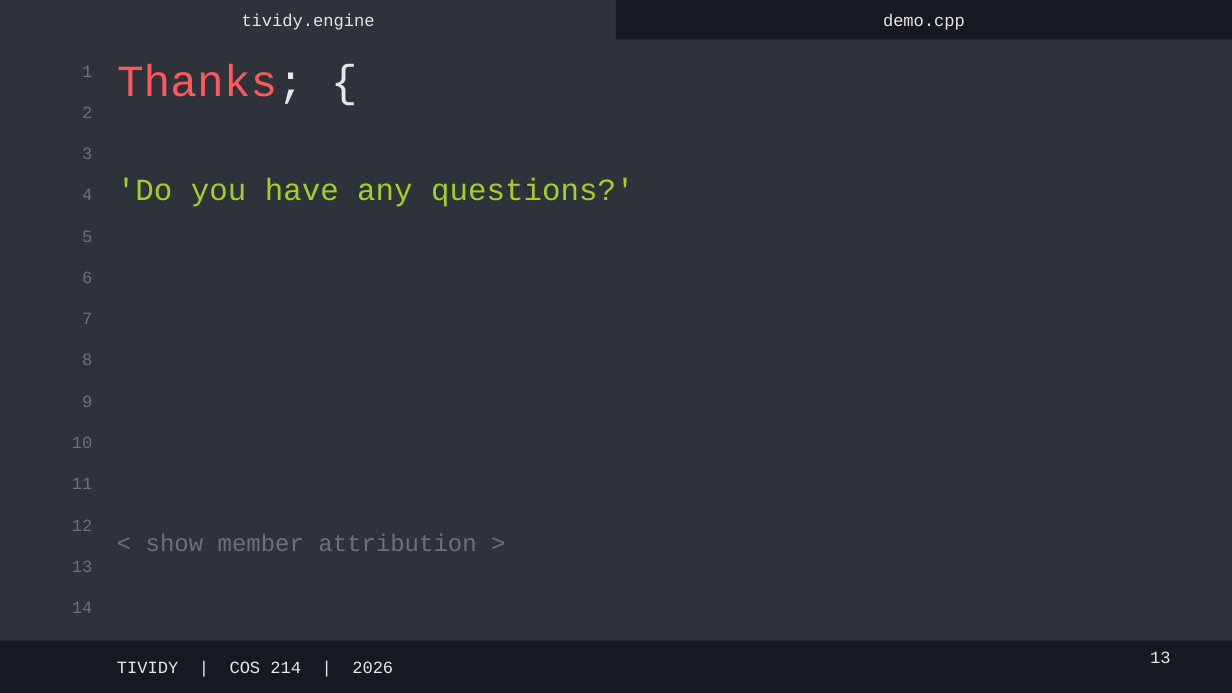
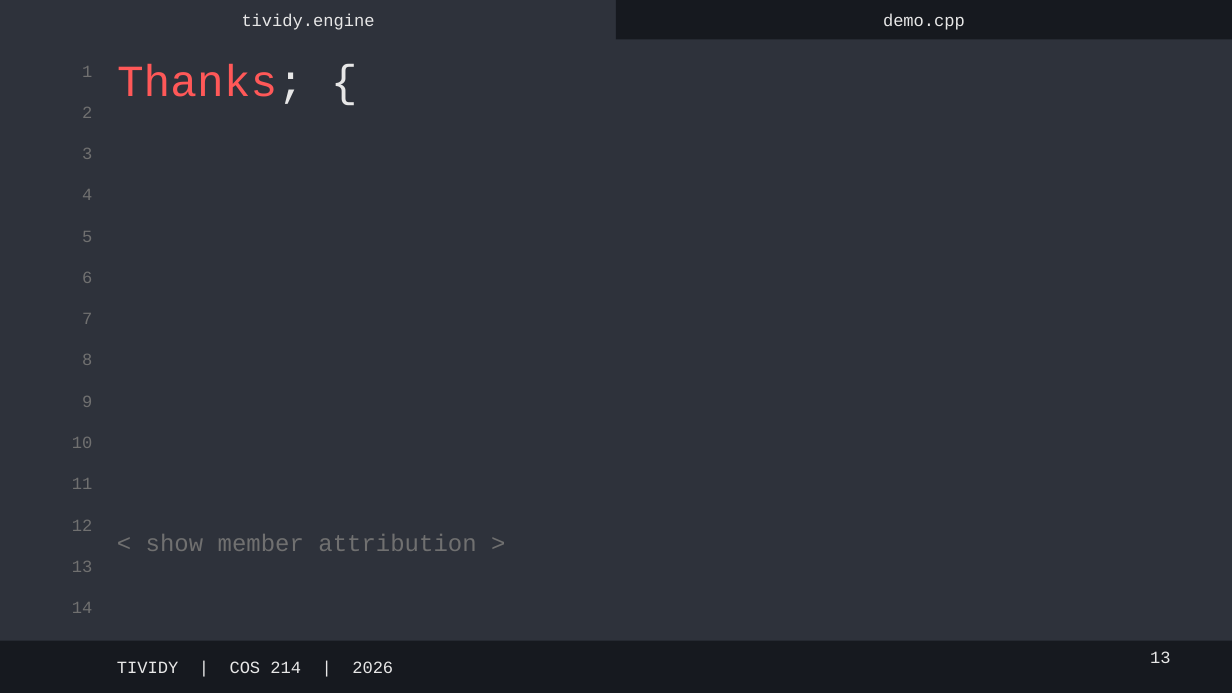
Before and after one commit to Chloe-Larsen/COS214-Project, a slide deck: slide 13 of docs/TIVIDY-Demo.pptx. Drawn at 1232x693 pixels with LibreOffice and Linux fonts; fonts in the diff are those of the drawing. Boxes give left, top, right and bottom in pixels: in the first picture for what was removed or moved away, otherwise in the second. Text is boxed around its words. In the diff, an @@ line names an element or a change of style, - is before the commit and + after.

```diff
--- a/docs/TIVIDY-Demo.pptx
+++ b/docs/TIVIDY-Demo.pptx
@@ text removed at bbox=[117, 178, 634, 207] @@
-'Do you have any questions?'
```
Also in this commit, not shown: 5 other slides changed.
